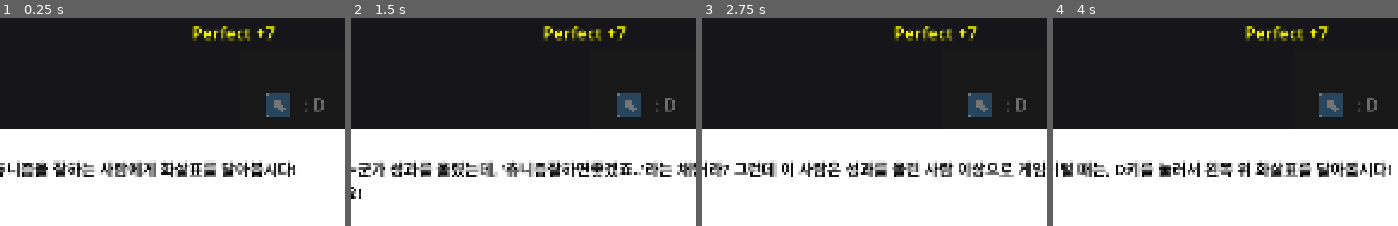
Above: before the commit, frames 1-4 (left to right).
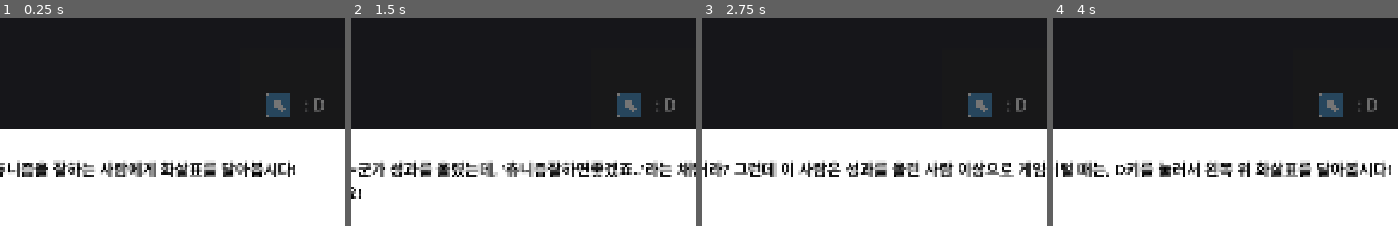
Above: after the commit, the same moments.

Repository: junu192857/Arrow-Game
Game: Godot game, scene res://Scenes/Ingame.tscn
The game is run twice, just before and just after one commit, with the same random seed, the same clock (stepped at 60 frames per second) and the same inputs.
Inputs:
- Up to frame 1 (0.25 s): no input
- Up to frame 2 (1.5 s): tap Enter at 0.5, 1.35 s; hold D 0.53-1.28 s; tap J at 0.6 s; tap Space at 0.77, 1.25 s; hold S from 1.28 s (still down)
- Up to frame 3 (2.75 s): tap Space at 1.52 s; tap Enter at 2 s; release S at 2.03 s; hold D from 2.03 s (still down); tap Shift at 2.1 s
- Up to frame 4 (4 s): tap Space at 2.75, 3.02, 3.77 s; tap J at 2.85 s; tap Enter at 3.5, 3.6 s; release D at 3.53 s; hold A from 3.53 s (still down)
The pictures show only the part of the screen within x 18-68%, y 41-91%; the shares and areas given below are measured in that part.

The runs differ from the first frame. In frame 1, 0.8% of the frame differs, in the area x 55-80%, y 3-12%; in frame 2, 0.8%; in frame 3, 0.8%; in frame 4, 0.8%.

Commit message:
음악 추가

Diff:
--- a/arrow-game/Scenes/Ingame.tscn
+++ b/arrow-game/Scenes/Ingame.tscn
@@ -660,6 +660,7 @@
 vertical_alignment = 1
 
 [node name="PerfectLabel" type="Label" parent="." unique_id=451159694]
+visible = false
 z_index = 2
 layout_mode = 1
 anchors_preset = -1
@@ -757,3 +758,7 @@
 text = "Restart[Enter]"
 horizontal_alignment = 1
 vertical_alignment = 1
+
+[node name="BackgroundPlayer" type="AudioStreamPlayer" parent="." unique_id=619149612]
+
+[node name="SFXPlayer" type="AudioStreamPlayer" parent="." unique_id=1680853451]
Not shown, added: arrow-game/Sounds/Background.mp3
Not shown, added: arrow-game/Sounds/Fail.mp3
Not shown, added: arrow-game/Sounds/GameOver.mp3
Not shown, added: arrow-game/Sounds/StageClear.mp3
Not shown, added: arrow-game/Sounds/Success.mp3
